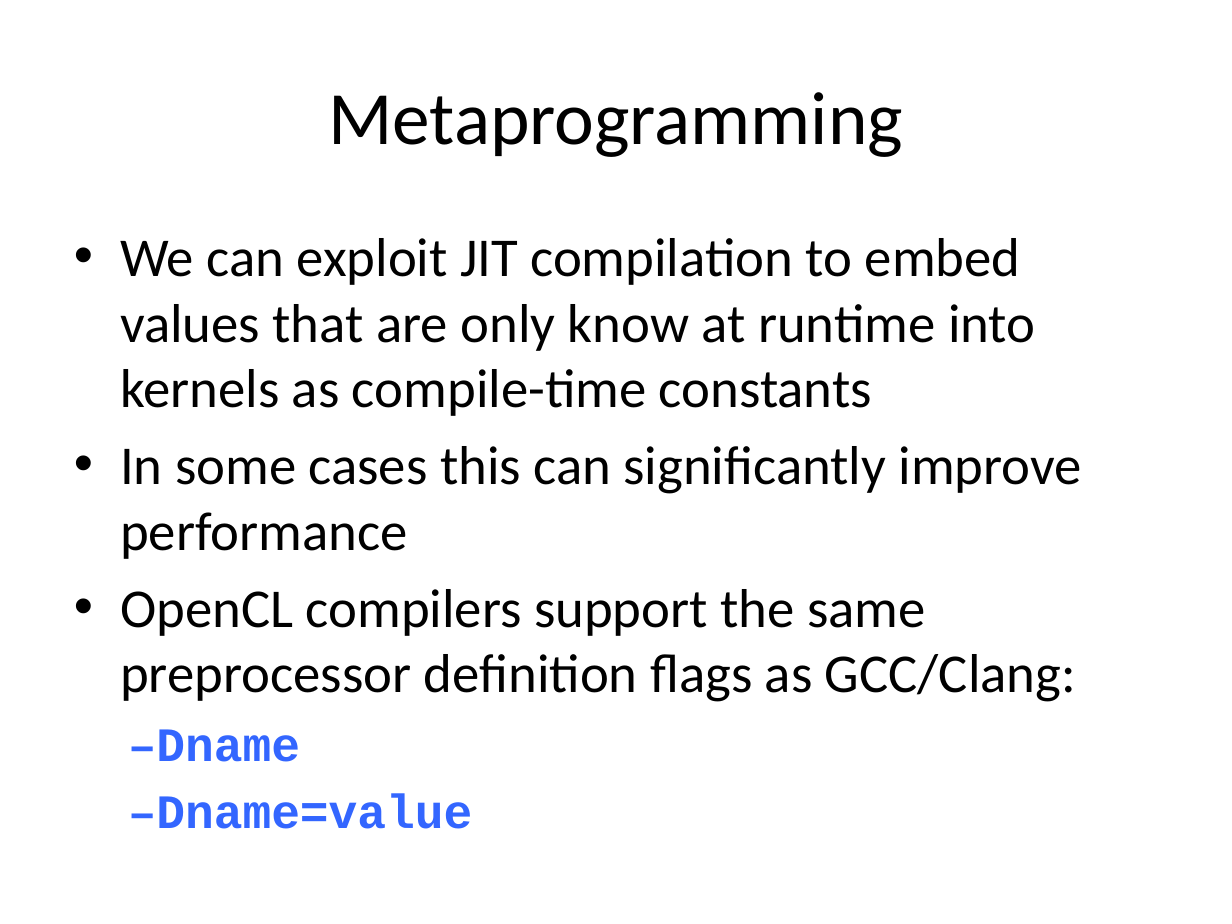
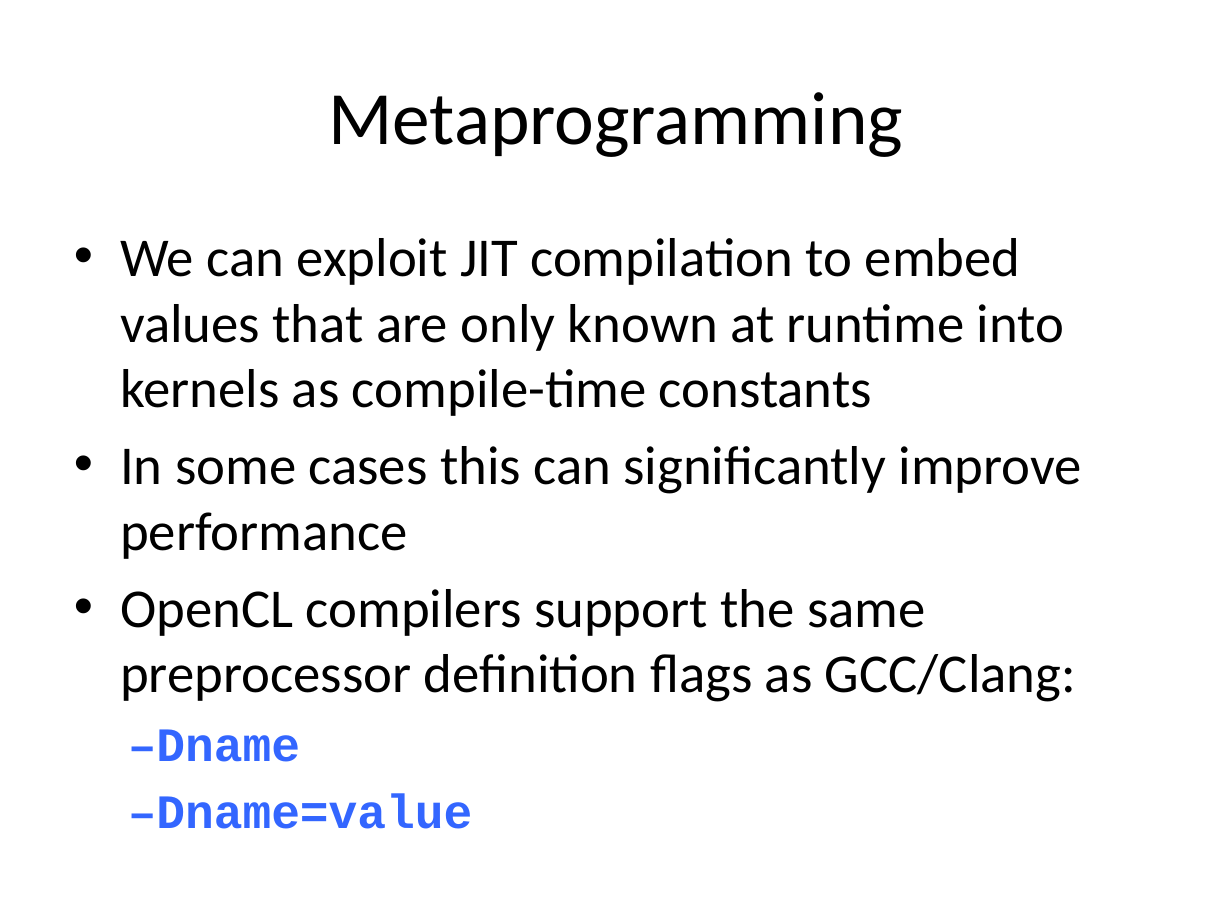
Before and after one commit to UoB-HPC/opencl-training-code, a slide deck: slide 18 of slides/advanced_part2.pptx. Drawn at 1232x924 pixels with LibreOffice and Linux fonts; fonts in the diff are those of the drawing. Boxes give left, top, right and bottom in pixels: in the first picture for what was removed or moved away, otherwise in the second. Text is boxed around its words. In the diff, an @@ line names an element or a change of style, - is before the commit and + after.

Commit message:
Fixed minor typos

```diff
--- a/slides/advanced_part2.pptx
+++ b/slides/advanced_part2.pptx
@@ text at (120, 238, 1064, 416): text changed @@
-• We can exploit JIT compilation to embed values that are only know at runtime into kernels as compile-time constants
+• We can exploit JIT compilation to embed values that are only known at runtime into kernels as compile-time constants
```
Also in this commit, not shown: 1 other slide changed.
